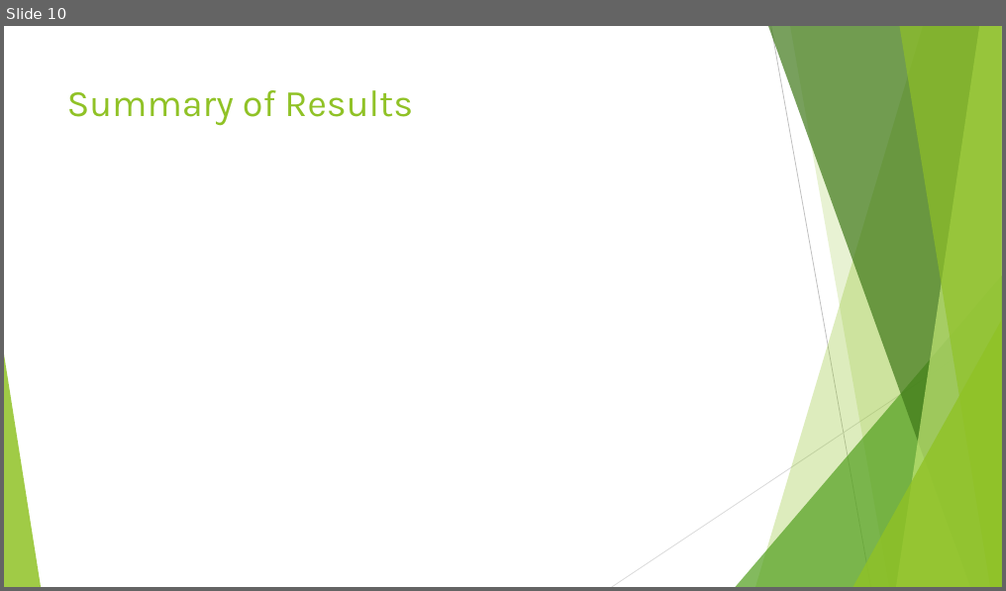
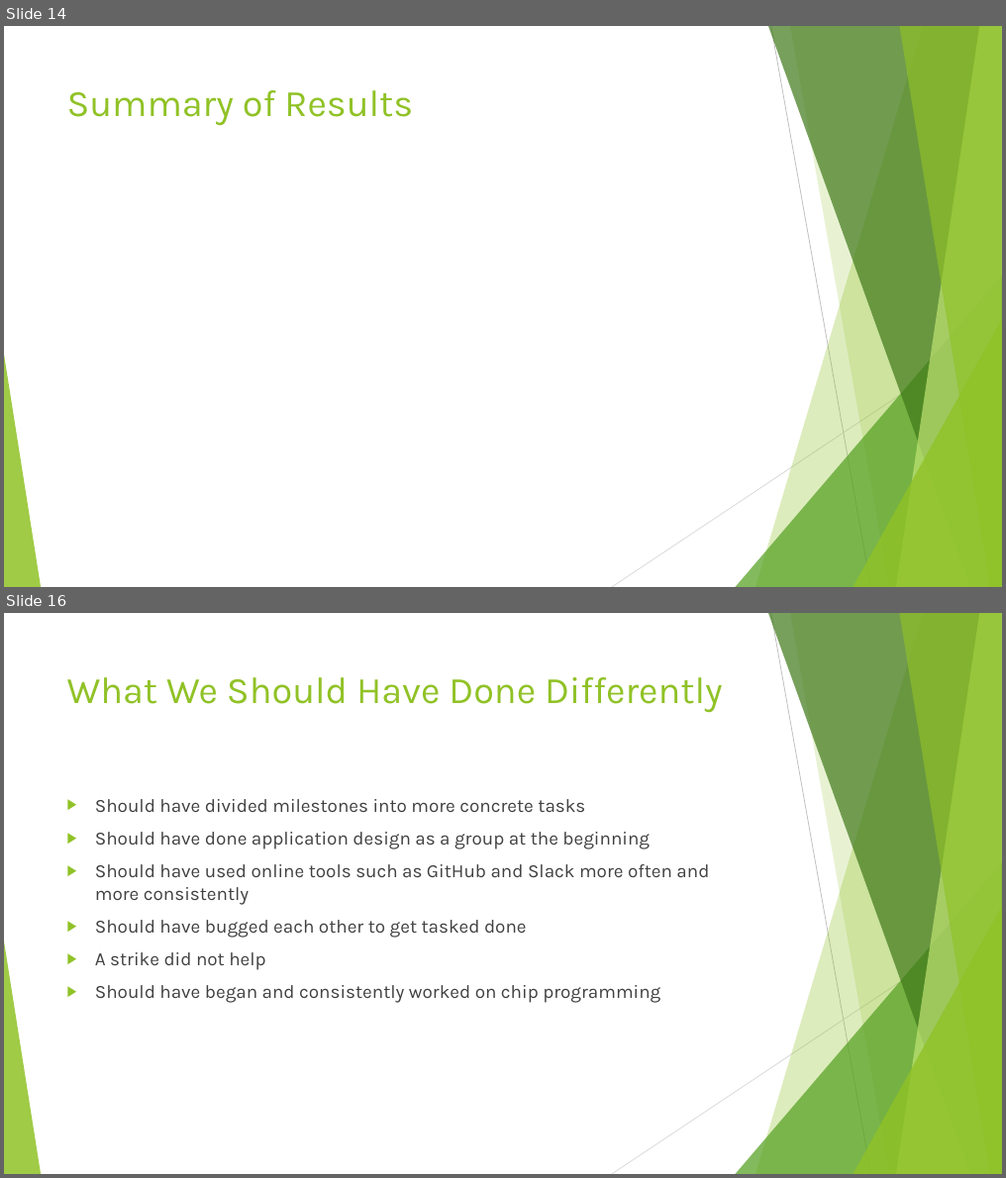
Before and after one commit to dontaylor6000/Group27_Tracker, a slide deck: Documentation/Group27FinalPresentation.pptx. Shown one above the other, each under a label of ours: slide 10 before the commit, slides 14 and 16 after it; the slides between them are not shown. The pictures are 1006x591 and 1006x1178 pixels, drawn with LibreOffice and Linux fonts; fonts in the diff are those of the drawing. Boxes give left, top, right and bottom in pixels: in the first picture for what was removed or moved away, otherwise in the second. Text is boxed around its words. In the diff, an @@ line names an element or a change of style, - is before the commit and + after.

```diff
--- a/Documentation/Group27FinalPresentation.pptx
+++ b/Documentation/Group27FinalPresentation.pptx
@@ slide 16 added at (x1=4, y1=613, x2=1002, y2=1174), background #FFFFFF; not listed: 10 template elements that a slide beside it also shows @@
@@ title added at (x1=67, y1=677, x2=723, y2=713), 36 pt, text #90C226 @@
+What We Should Have Done Differently
@@ text added at (x1=95, y1=799, x2=709, y2=1003), 18 pt, text #404040 @@
+▶ Should have divided milestones into more concrete tasks
+▶ Should have done application design as a group at the beginning
+▶ Should have used online tools such as GitHub and Slack more often and more consistently
+▶ Should have bugged each other to get tasked done
+▶ A strike did not help
+▶ Should have began and consistently worked on chip programming
@@ what was slide 10 is now slide 14 @@
```
Also in this commit, not shown: 5 slides changed, 7 other slides added, 2 slides removed, 1 other file.
